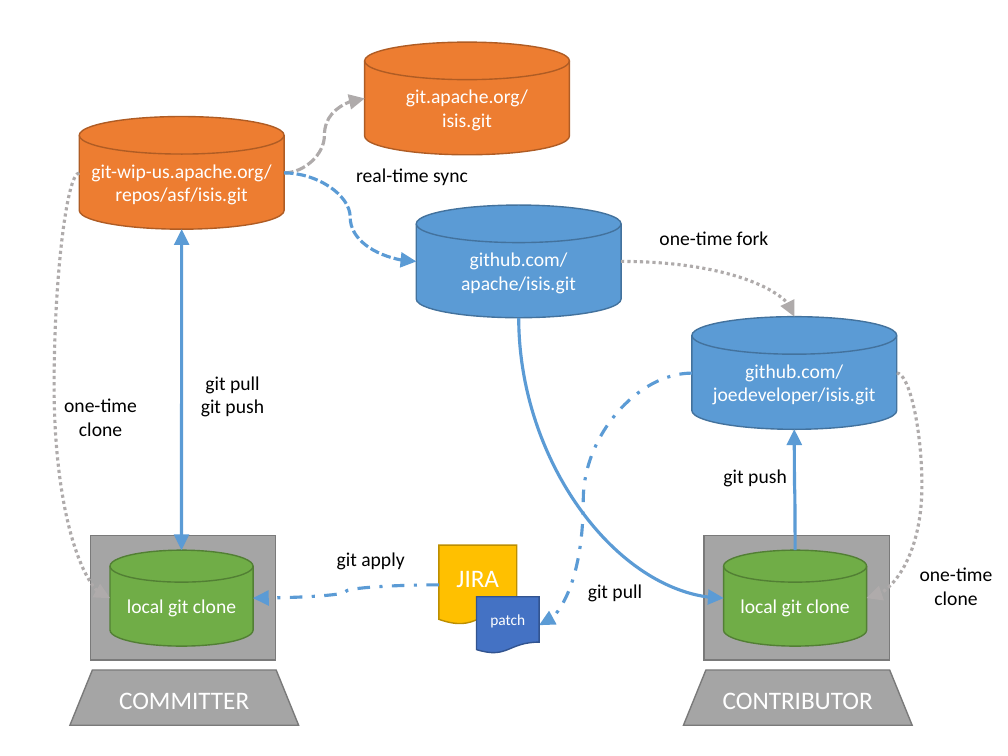
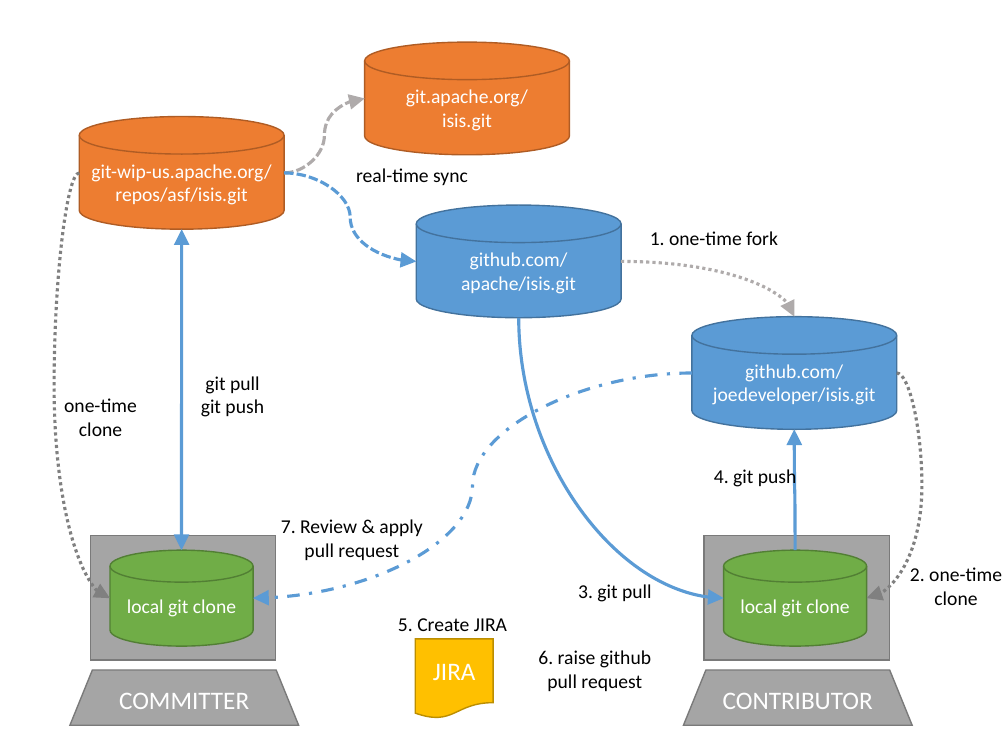
Before and after one commit to apache/causeway-site, a slide deck: slide 1 of content/contributors/resources/git-workflow.pptx. Drawn at 1008x756 pixels with LibreOffice and Linux fonts; fonts in the diff are those of the drawing. Boxes give left, top, right and bottom in pixels: in the first picture for what was removed or moved away, otherwise in the second. Text is boxed around its words. In the diff, an @@ line names an element or a change of style, - is before the commit and + after.

Commit message:
updating contributor process, more emphasis on github PRs

```diff
--- a/content/contributors/resources/git-workflow.pptx
+++ b/content/contributors/resources/git-workflow.pptx
@@ curved arrow (80, 173) - (110, 598): stroke #AFABAB 2.25 pt dashed to #808080 2.25 pt dashed @@
@@ text at <box>650,231,778,245</box>: text changed @@
-one-time fork
+1. one-time fork
@@ curved arrow moved from (691, 373) - (539, 625) to (691, 373) - (253, 598) @@
@@ curved arrow (897, 373) - (867, 598): stroke #AFABAB 2.25 pt dashed to #808080 2.25 pt dashed @@
@@ text at <box>714,467,797,489</box>: text changed @@
-git push
+4. git push
@@ text at <box>281,519,422,560</box>: text changed @@
-git apply
+7. Review & apply
+pull request
@@ text at <box>910,567,1002,605</box>: text changed @@
-one-time
-clone
+2. one-time
+clone
@@ curved arrow removed from (438, 585) to (253, 598) @@
@@ flow chart document removed at <box>477,597,539,653</box> @@
-patch
@@ text at <box>578,584,652,602</box>: text changed @@
-git pull
+3. git pull
@@ text added at <box>398,618,507,631</box>, 14 pt, text #000000 @@
+5. Create JIRA
@@ flow chart document "JIRA": place and size @@
-flow chart document "JIRA" at <box>438,545,516,625</box>
+flow chart document "JIRA" at <box>415,639,493,719</box>
@@ text added at <box>538,650,651,691</box>, 14 pt, text #000000 @@
+6. raise github
+pull request
```
Also in this commit, not shown: 3 other files.
